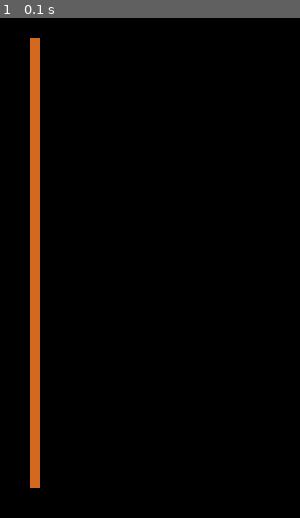
Above: before the commit, frame 1.
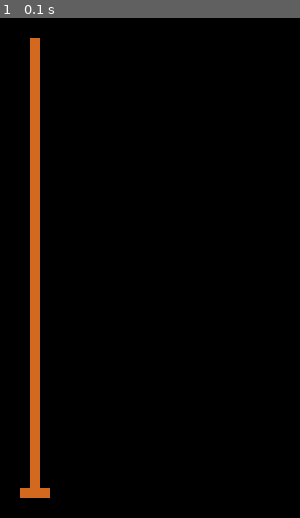
Above: after the commit, the same moment.

Repository: GerasimovRM/PyGame-Flag
Game: pygame game, started from Flag.py
The game is run twice, just before and just after one commit, with the same random seed, the same clock (stepped at 60 frames per second) and the same inputs.
Inputs:
- Up to frame 1 (0.1 s): no input

The runs differ from the first frame. In frame 1, 0.2% of the frame differs, in the area x 6-17%, y 94-96%.

Commit message:
Add draw of flagpole base

Diff:
--- a/Flag.py
+++ b/Flag.py
@@ -5,6 +5,7 @@
 screen = pygame.display.set_mode((300, 500))
 
 pygame.draw.rect(screen, pygame.Color("#D2691E"), [(30, 20), (10, 450)])
+pygame.draw.rect(screen, pygame.Color("#D2691E"), [(20, 470), (30, 10)])
 
 while pygame.event.wait().type != pygame.QUIT:
     pygame.display.flip()
